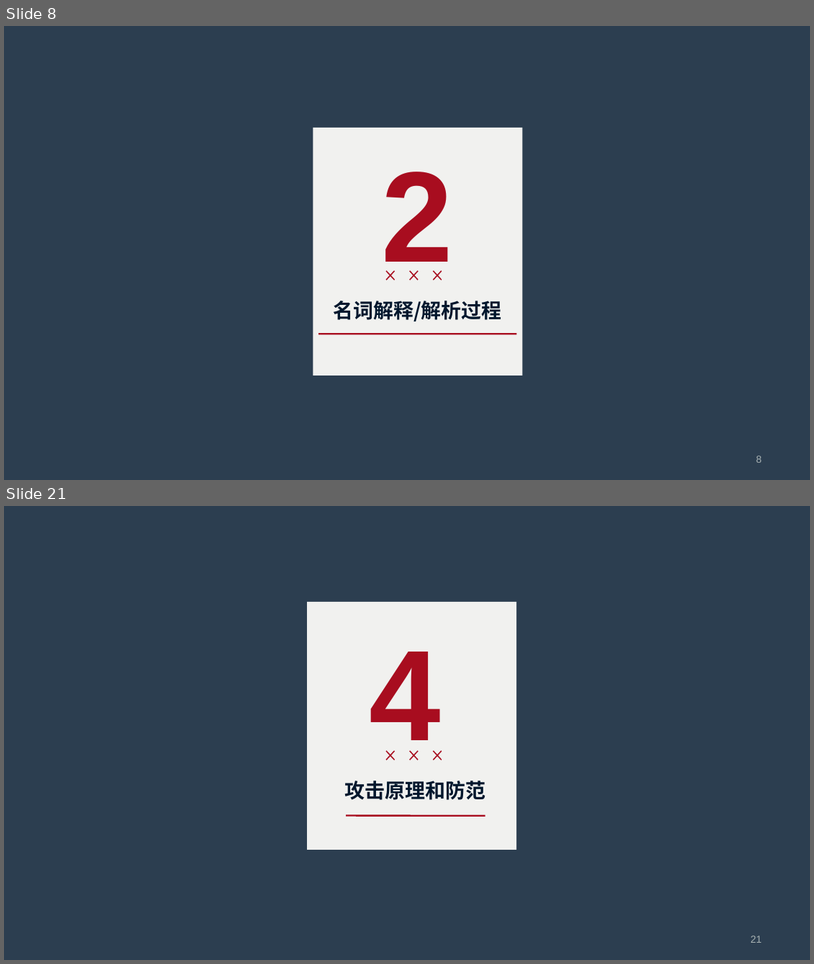
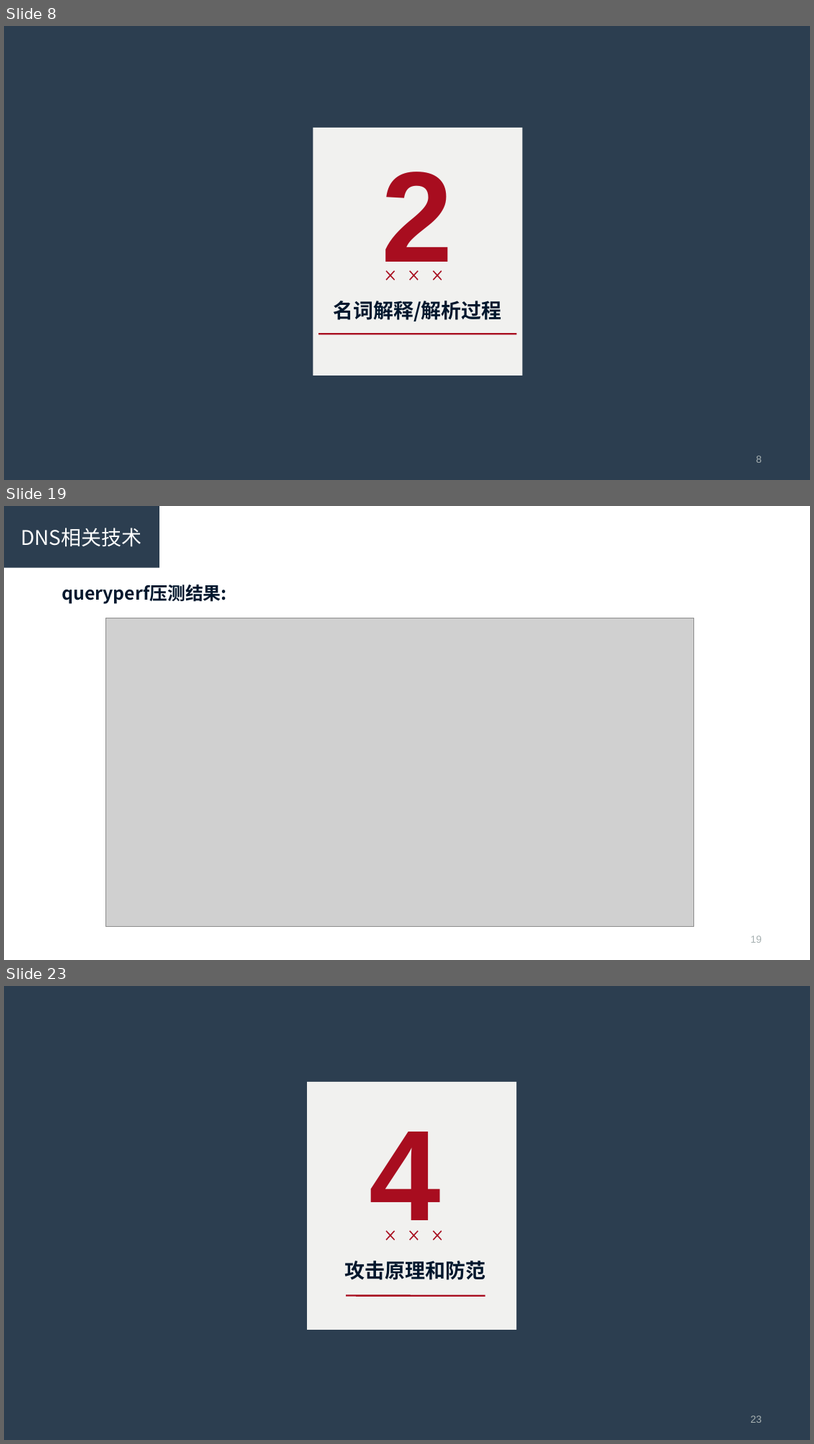
Before and after one commit to R-Lin/Simple_scripts, a slide deck: dns.ppt. Shown one above the other, each under a label of ours: slides 8 and 21 before the commit, slides 8, 19 and 23 after it; the slides between them are not shown. The pictures are 814x964 and 814x1444 pixels, drawn with LibreOffice and Linux fonts; fonts in the diff are those of the drawing; grey boxes stand for pictures. Boxes give left, top, right and bottom in pixels: in the first picture for what was removed or moved away, otherwise in the second. Text is boxed around its words. In the diff, an @@ line names an element or a change of style, - is before the commit and + after.

```diff
--- a/dns.ppt
+++ b/dns.ppt
@@ slide 19 added at (4,506,810,960), background #FFFFFF @@
@@ rectangle added at (4,506,159,567), fill #2C3E50, 18 pt, text #FFFFFF @@
+DNS相关技术
@@ text added at (62,584,227,604), 16 pt, text #02172D, bold @@
+queryperf压测结果:
@@ picture added at (106,618,694,927) @@
@@ page number added at (751,935,762,942), 9 pt, text #A7B1B2 @@
+19
@@ what was slide 21 is now slide 23 @@
@@ page number at (751,1415,762,1422): text changed @@
-21
+23
```
Also in this commit, not shown: 6 slides changed, 2 other slides added, 1 slide removed, 1 other file.
